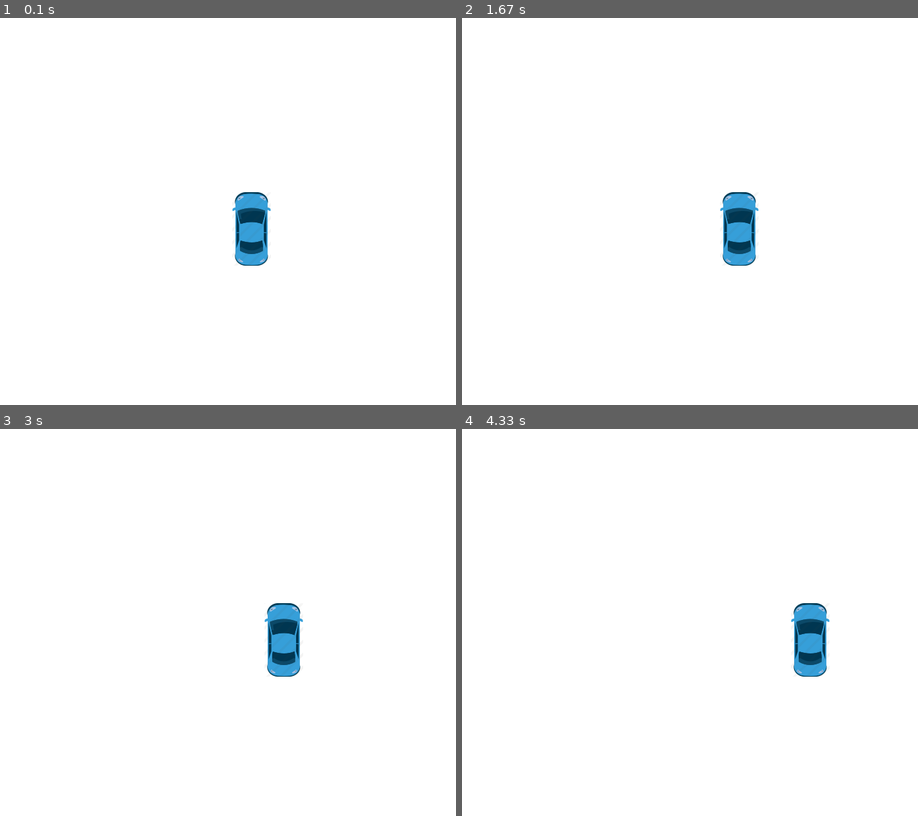
Above: before the commit, frames 1-4 (two rows, left to right).
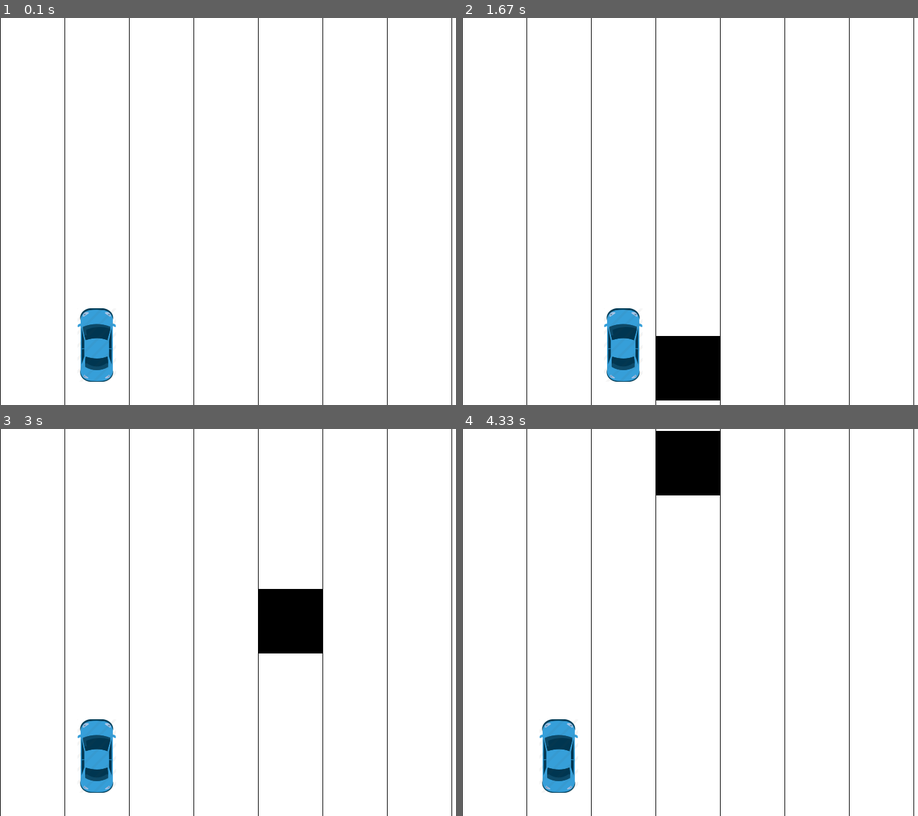
Above: after the commit, the same moments.

Repository: uarman29/Python
Game: pygame game, started from RaceCar/Race_Car.py
The game is run twice, just before and just after one commit, with the same random seed, the same clock (stepped at 60 frames per second) and the same inputs.
Inputs:
- Up to frame 1 (0.1 s): no input
- Up to frame 2 (1.67 s): hold Right 0.33-0.8 s; hold Left from 1.33 s (still down)
- Up to frame 3 (3 s): release Left at 1.87 s; hold Left 1.9-2.3 s; hold Right 2.33-2.97 s
- Up to frame 4 (4.33 s): hold Left 3-3.47 s; hold Right 3.5-3.97 s; hold Right from 4 s (still down)

The runs differ from the first frame. In frame 1, 3.7% of the frame differs, in the area x 0-100%, y 0-100%; in frame 2, 6.1%; in frame 3, 5.2%; in frame 4, 6.1%.

Commit message:
Boxes & Collision

Diff:
--- a/RaceCar/Race_Car.py
+++ b/RaceCar/Race_Car.py
@@ -1,5 +1,6 @@
 import pygame
 import time
+import random
 
 pygame.init()
 
@@ -14,8 +15,8 @@
 clock = pygame.time.Clock()
 carImg = pygame.image.load("car.png")
 
-car_width = 100
-car_height = 125
+car_width = 60
+car_height = 114
 
 
 def placeCar(x,y):
@@ -28,12 +29,31 @@
     text_rect.center = (display_width/2, display_height/2)
     gameDisplay.blit(text_surface, text_rect)
 
+#def makeRect(left, top, width, height):
+#    return pygame.rect(left,top,width,height)
+
+def drawRect(left, top, width, height, color):
+    pygame.draw.rect(gameDisplay, color, [left, top, width, height])
+
+def laneManker():
+    laneNumber = display_width/8
+
+
 def gameLoop():
     crashed = False
     x = (display_width*.45)
-    y = (display_height*.45)
-    x_change = 0
-    y_change = 0
+    y = (display_height*.75)
+    current_direction = 0
+    current_lane = 1
+    num_lanes = 8
+    lane_width = 100
+
+    rect_lane = random.randrange(0, num_lanes)
+    rect_startx = rect_lane * lane_width
+    rect_starty = -200
+    rect_width = 100
+    rect_height = 100
+    rect_speed = 7
 
     while not crashed:
         for event in pygame.event.get():
@@ -42,41 +62,44 @@
 
             if event.type == pygame.KEYDOWN:
                 if event.key == pygame.K_LEFT:
-                    x_change = -5
+                    current_direction = -1
                 elif event.key == pygame.K_RIGHT:
-                    x_change = 5
-                elif event.key == pygame.K_UP:
-                    y_change = -5
-                elif event.key == pygame.K_DOWN:
-                    y_change = 5
+                    current_direction = 1
 
             if event.type == pygame.KEYUP:
-                if (x_change == -5 and event.key == pygame.K_LEFT) or (x_change == 5 and event.key == pygame.K_RIGHT):
-                    x_change = 0
-                if (y_change == -5 and event.key == pygame.K_UP) or (y_change == 5 and event.key == pygame.K_DOWN):
-                    y_change = 0
+                if (current_direction == -1 and event.key == pygame.K_LEFT) or (current_direction == 1 and event.key == pygame.K_RIGHT):
+                    current_lane += current_direction
 
+        if current_lane <= 0:
+            current_lane = 0
+        elif current_lane >= (num_lanes-1):
+            current_lane = (num_lanes-1)
 
-        x += x_change
-        y += y_change
-
-        if x < -20:
-            x = -20
-        elif x > display_width - car_width:
-            x = display_width - car_width
-
-        if y < 0:
-            y = 0
-        elif y > display_height - car_height:
-            y = display_height - car_height
+        center_of_lane = (current_lane * lane_width) + lane_width/2
+        center_of_car = car_width/2
+        x = center_of_lane - center_of_car
 
         gameDisplay.fill(WHITE)
         placeCar(x, y)
 
-        if x <= -20 or x >= display_width - car_width or y <= 0 or y >= display_height - car_height:
-            messageDisplay("GO BACK")
+        drawRect(rect_startx, rect_starty, rect_width, rect_height, BLACK)
+        rect_starty += rect_speed
+
+        for i in range(0, num_lanes):
+            pygame.draw.line(gameDisplay, BLACK, (lane_width * i, 0), (lane_width * i, display_height))
 
         pygame.display.update()
+
+        if current_lane == rect_lane and rect_starty+rect_height > y and rect_starty <= display_height:
+            messageDisplay("DEAD")
+            pygame.display.update()
+            crashed = True
+
+        if rect_starty >= display_height:
+            rect_lane = random.randrange(0, num_lanes)
+            rect_startx = rect_lane * lane_width
+            rect_starty = -200
+
         clock.tick(60)
 
     pygame.quit()
